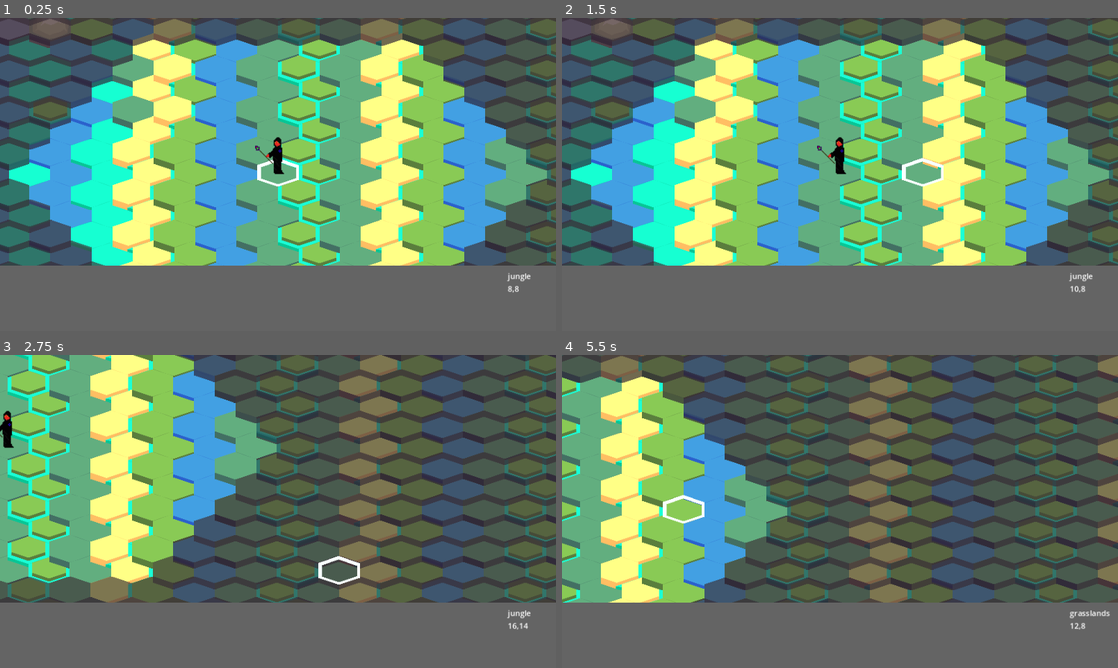
Above: before the commit, frames 1-4 (two rows, left to right).
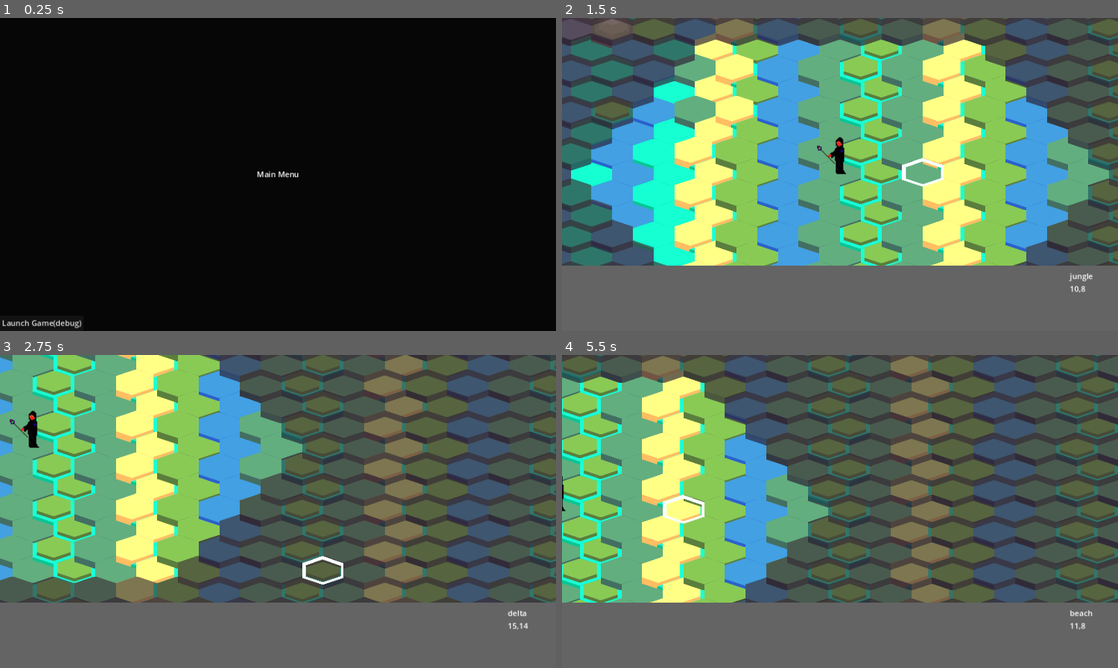
Above: after the commit, the same moments.

Repository: ahhnevermore/mixorcerers
Game: Godot game, scene res://scenes/client.tscn
Two runs of this game, one before a commit and one after it. Both use one fixed random seed, a clock stepped at 60 frames per second and the inputs below. Before the commit the project starts from res://scenes/zenith.tscn. The engine's default icon, where the game draws it, is replaced by a stand-in: a white triangle on a blue panel in a dark square.
Inputs (mouse positions are in pixels of both pictures, inside the frame that each line leads up to):
- Up to frame 1 (0.25 s): no input
- Up to frame 2 (1.5 s): click (606, 324) at 0.5 s, where only the run after the commit has a clickable "Launch Game(debug)"; tap Enter at 1.25 s; hold D (cursor_right) from 1.28 s (still down); tap M (move) at 1.35 s
- Up to frame 3 (2.75 s): release D (cursor_right) at 2.03 s; hold S (cursor_down) from 2.03 s (still down); tap Space (select_confirm) at 2.1 s
- Up to frame 4 (5.5 s): release S (cursor_down) at 2.78 s; hold D (cursor_right) 2.78-3.53 s; tap M (move) at 2.85, 4.35 s; hold W (cursor_up) 3.53-4.28 s; tap Space (select_confirm) at 3.6, 5.1 s; hold A (cursor_left) from 4.28 s (still down)

The runs differ from the first frame. In frame 1, 100% of the frame differs, in the area x 0-100%, y 0-100%; in frame 2, nothing differs; in frame 3, 49%; in frame 4, 51%.
Error before the commit: Invalid type in function 'bind' in base 'PacketPeerUDP'. Cannot convert argument 2 from Nil to String. (res://scripts/localserver.gd:13)
Error after the commit: Invalid type in function 'bind' in base 'PacketPeerUDP'. Cannot convert argument 2 from Nil to String. (res://scripts/localserver.gd:14)

Commit message:
reorganized the top level, added some stuff to the Client script. towards the local server implementation

Diff:
--- a/project.godot
+++ b/project.godot
@@ -11,7 +11,7 @@
 [application]
 
 config/name="mixorcerers"
-run/main_scene="res://scenes/zenith.tscn"
+run/main_scene="res://scenes/client.tscn"
 config/features=PackedStringArray("4.2", "Mobile")
 config/icon="res://icon.svg"
 
@@ -66,3 +66,7 @@
 "events": [Object(InputEventKey,"resource_local_to_scene":false,"resource_name":"","device":-1,"window_id":0,"alt_pressed":false,"shift_pressed":false,"ctrl_pressed":false,"meta_pressed":false,"pressed":false,"keycode":0,"physical_keycode":75,"key_label":0,"unicode":107,"echo":false,"script":null)
 ]
 }
+
+[rendering]
+
+environment/defaults/default_clear_color=Color(0.0229799, 0.0229799, 0.0229798, 1)
--- a/scenes/client.tscn
+++ b/scenes/client.tscn
@@ -1,7 +1,12 @@
 [gd_scene load_steps=2 format=3 uid="uid://buun3sgpqfanu"]
 
-[ext_resource type="PackedScene" uid="uid://bjk0h66ajb3ly" path="res://scenes/Game/game.tscn" id="1_u5n1a"]
+[ext_resource type="Script" path="res://scripts/client.gd" id="1_8p0ma"]
 
-[node name="Client" type="Node2D"]
-
-[node name="Game" parent="." instance=ExtResource("1_u5n1a")]
+[node name="Client" type="Control"]
+layout_mode = 3
+anchors_preset = 15
+anchor_right = 1.0
+anchor_bottom = 1.0
+grow_horizontal = 2
+grow_vertical = 2
+script = ExtResource("1_8p0ma")
--- /dev/null
+++ b/scenes/main_menu.tscn
@@ -0,0 +1,34 @@
+[gd_scene format=3 uid="uid://dsqdodaglciy"]
+
+[node name="Control" type="Control"]
+layout_mode = 3
+anchors_preset = 15
+anchor_right = 1.0
+anchor_bottom = 1.0
+grow_horizontal = 2
+grow_vertical = 2
+
+[node name="Label" type="Label" parent="."]
+layout_mode = 1
+anchors_preset = 8
+anchor_left = 0.5
+anchor_top = 0.5
+anchor_right = 0.5
+anchor_bottom = 0.5
+offset_left = -20.0
+offset_top = -11.5
+offset_right = 20.0
+offset_bottom = 11.5
+grow_horizontal = 2
+grow_vertical = 2
+text = "Main Menu"
+
+[node name="LaunchGameDebug" type="Button" parent="."]
+layout_mode = 1
+anchors_preset = 2
+anchor_top = 1.0
+anchor_bottom = 1.0
+offset_top = -8.0
+offset_right = 8.0
+grow_vertical = 0
+text = "Launch Game(debug)"
--- /dev/null
+++ b/scripts/client.gd
@@ -0,0 +1,39 @@
+extends Control
+
+var main_menu_scene:PackedScene
+var main_menu_handle
+
+var game_scene:PackedScene
+var game_handle
+enum Scenes{
+	MAIN_MENU,
+	GAME
+}
+
+# Called when the node enters the scene tree for the first time.
+func _ready():
+	main_menu_scene = load("res://scenes/main_menu.tscn")
+	game_scene = load("res://scenes/Game/game.tscn")
+
+	load_scene(Scenes.MAIN_MENU)
+
+# Called every frame. 'delta' is the elapsed time since the previous frame.
+func _process(delta):
+	pass
+
+func load_scene(scene_type:Scenes):
+	match scene_type:
+		Scenes.MAIN_MENU:
+			set_anchors_and_offsets_preset(Control.PRESET_FULL_RECT,Control.PRESET_MODE_KEEP_SIZE)
+			main_menu_handle = main_menu_scene.instantiate()
+			main_menu_handle.get_node("LaunchGameDebug").pressed.connect(_on_launchgame_pressed)
+			add_child(main_menu_handle)
+		Scenes.GAME:
+			set_anchors_and_offsets_preset(Control.PRESET_TOP_LEFT,Control.PRESET_MODE_KEEP_SIZE)
+			game_handle = game_scene.instantiate()
+			add_child(game_handle)
+
+
+func _on_launchgame_pressed():
+	main_menu_handle.hide()
+	load_scene(Scenes.GAME)
--- a/scripts/localserver.gd
+++ b/scripts/localserver.gd
@@ -1,6 +1,7 @@
 class_name LocalServer
 extends Node
 
+signal localserver_message
 var address
 var udp_peer
 func _init(port:int=49500):
Not shown: 1 places in scenes/zenith.tscn that only renumber resources
